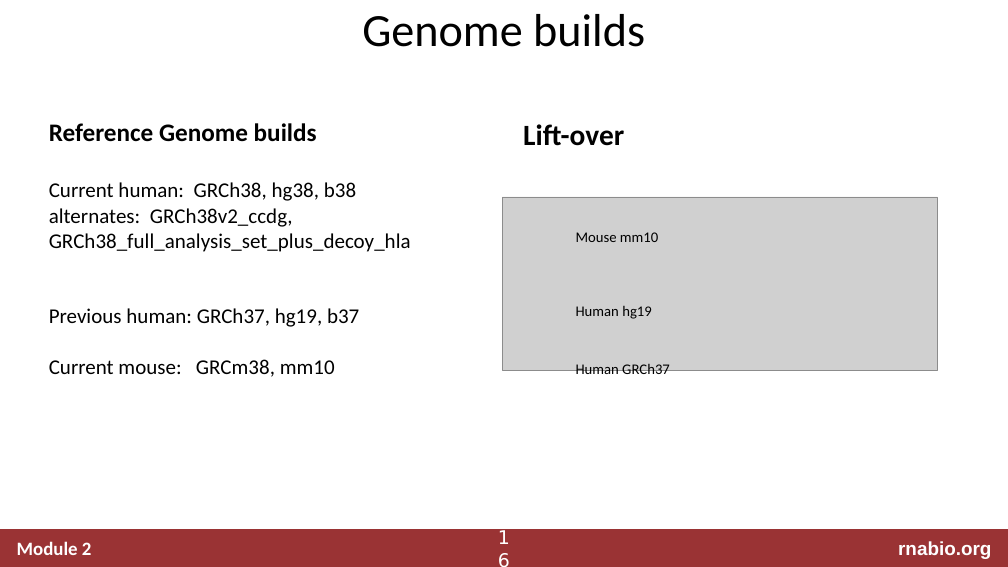
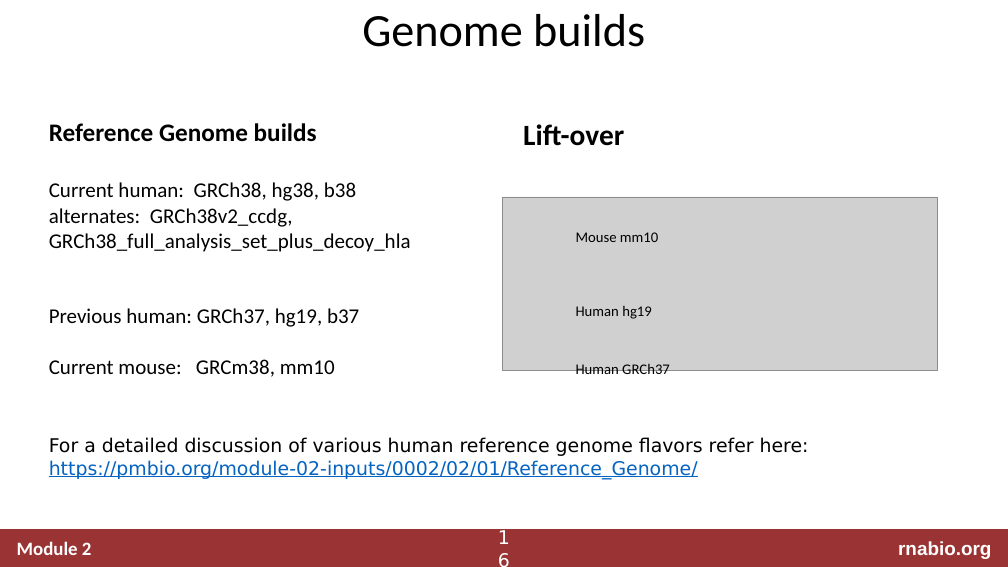
Before and after one commit to griffithlab/rnabio.org, a slide deck: slide 16 of assets/lectures/cbw/2020/mini/RNASeq_MiniLecture_02_03_SAM_BAM_BED.pptx. Drawn at 1008x567 pixels with LibreOffice and Linux fonts; fonts in the diff are those of the drawing; grey boxes stand for pictures. Boxes give left, top, right and bottom in pixels: in the first picture for what was removed or moved away, otherwise in the second. Text is boxed around its words. In the diff, an @@ line names an element or a change of style, - is before the commit and + after.

Commit message:
add reference to genome builds discussion

```diff
--- a/assets/lectures/cbw/2020/mini/RNASeq_MiniLecture_02_03_SAM_BAM_BED.pptx
+++ b/assets/lectures/cbw/2020/mini/RNASeq_MiniLecture_02_03_SAM_BAM_BED.pptx
@@ text added at (49, 437, 809, 480), 18 pt, text #000000 @@
+For a detailed discussion of various human reference genome flavors refer here:
+https://pmbio.org/module-02-inputs/0002/02/01/Reference_Genome/
```
Also in this commit, not shown: 1 other file.
